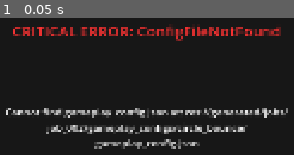
Above: before the commit, frame 1.
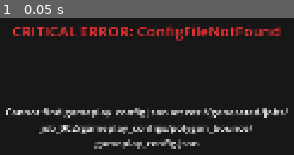
Above: after the commit, the same moment.

Repository: etximake/game-marble-race-music-v-1.0
Game: Godot game, scene res://scenes/Main.tscn
The game is run twice, just before and just after one commit, with the same random seed, the same clock (stepped at 60 frames per second) and the same inputs.
Inputs:
- Up to frame 1 (0.05 s): no input

The runs differ from the first frame. In frame 1, 2.5% of the frame differs, in the area x 13-86%, y 78-85%.

Commit message:
cải tiến game v2.4

Diff:
--- a/scripts/application/modes/polygon_bounce/PolygonBounceModeController.gd
+++ b/scripts/application/modes/polygon_bounce/PolygonBounceModeController.gd
@@ -171,7 +171,7 @@
 			var compensation = clampf(cos_theta, min_comp, 1.0)
 			state.ball.velocity = reflected_vel.normalized() * (state.ball.current_speed * compensation)
 
-			PolygonBouncePhysics.resolve_inside_arena(state.ball, normal, penetration)
+			PolygonBouncePhysics.resolve_inside_arena(state.ball, state.arena.center, penetration)
 
 			cooldown_timer = COLLISION_COOLDOWN_MS
 
@@ -193,6 +193,6 @@
 		else:
 			var normal = col_result["normal"] as Vector2
 			var penetration = col_result["penetration"] as float
-			PolygonBouncePhysics.resolve_inside_arena(state.ball, normal, penetration)
+			PolygonBouncePhysics.resolve_inside_arena(state.ball, state.arena.center, penetration)
 
 	return events
--- a/scripts/domain/modes/polygon_bounce/PolygonBouncePhysics.gd
+++ b/scripts/domain/modes/polygon_bounce/PolygonBouncePhysics.gd
@@ -35,8 +35,8 @@
 
 			var edge = b - a
 			var edge_normal = Vector2(-edge.y, edge.x).normalized()
-			var to_ball = ball.position - cp
-			if to_ball.dot(edge_normal) < 0.0:
+			var to_center = arena.center - cp
+			if edge_normal.dot(to_center) < 0.0:
 				edge_normal = -edge_normal
 			closest_normal = edge_normal.normalized()
 			edge_index = i
@@ -74,8 +74,9 @@
 	var jitter = randf_range(-0.01, 0.01)
 	return reflected.rotated(jitter)
 
-static func resolve_inside_arena(ball: BallState, normal: Vector2, penetration: float):
-	ball.position += normal * (penetration + SMALL_MARGIN)
+static func resolve_inside_arena(ball: BallState, arena_center: Vector2, penetration: float):
+	var to_center = (arena_center - ball.position).normalized()
+	ball.position += to_center * (penetration + SMALL_MARGIN)
 
 static func apply_evolution(ball: BallState, gameplay_config: Dictionary, growth_mult: float, speed_mult: float):
 	var ball_cfg = gameplay_config.get("ball", {})
--- a/scripts/presentation/Main.gd
+++ b/scripts/presentation/Main.gd
@@ -8,7 +8,7 @@
 
 var config_path: String = "res://generated/jobs/job_002/video_config.json"
 var template_path: String = ""
-var selected_mode: String = "circle_bounce"
+var selected_mode: String = "polygon_bounce"
 var job_folder: String = ""
 var video_config: VideoConfig
 var active_mode_view: Node2D
@@ -20,6 +20,7 @@
 var record_requested: bool = false
 
 func _ready():
+	randomize()
 	error_overlay.visible = false
 	ui_overlay.visible = false
 
@@ -32,11 +33,11 @@
 
 	_load_and_start()
 
-func _unhandled_input(event: InputEvent):
+func _input(event: InputEvent):
 	if not event is InputEventKey or not event.pressed or event.echo:
 		return
 
-	if event.keycode == KEY_R and not is_started:
+	if event.keycode == KEY_R:
 		get_tree().reload_current_scene()
 	elif event.keycode == KEY_SPACE and not is_started:
 		_start_simulation(event.ctrl_pressed)
--- a/scripts/presentation/modes/circle_bounce/BallView.gd
+++ b/scripts/presentation/modes/circle_bounce/BallView.gd
@@ -110,10 +110,7 @@
 	# 2. Dynamic Neon glow color synced with rainbow trail
 	var glow_col = color
 	if use_rainbow:
-		var pos_hue = wrapf(state.position.x * 0.0003 + state.position.y * 0.0004, 0.0, 1.0)
-		var dir_hue = wrapf((state.velocity.angle() + PI) / TAU, 0.0, 1.0)
-		var time_hue = wrapf(time_elapsed * 0.06, 0.0, 1.0)
-		var hue = wrapf(pos_hue * 0.4 + dir_hue * 0.3 + time_hue * 0.3, 0.0, 1.0)
+		var hue = wrapf(time_elapsed * 0.25, 0.0, 1.0)
 		glow_col = Color.from_hsv(hue, 1.0, 1.0)
 
 	if use_ball_icon:
--- a/scripts/presentation/modes/circle_bounce/TrailRenderer.gd
+++ b/scripts/presentation/modes/circle_bounce/TrailRenderer.gd
@@ -119,8 +119,8 @@
 
 		var col = base_color
 		if use_rainbow:
-			# Change color based on bounce/stroke segment or stamp index for vivid saturated blocks
-			var hue = wrapf(float(stamp.get("hit_count", 0)) * 0.08 + (float(i) * 0.0005), 0.0, 1.0)
+			var phase = float(i) / max(float(stamps_count), 1.0)
+			var hue = wrapf(phase + elapsed_time * 0.25, 0.0, 1.0)
 			col = Color.from_hsv(hue, 1.0, 1.0)
 
 		col.a = age_factor * 1.0
--- a/scripts/presentation/modes/polygon_bounce/PolygonArenaView.gd
+++ b/scripts/presentation/modes/polygon_bounce/PolygonArenaView.gd
@@ -14,6 +14,7 @@
 var edge_flashes: Array[Dictionary] = []
 var line_neon_pulses: Array[Dictionary] = []
 var sparks: Array[Dictionary] = []
+var shockwave_rings: Array[Dictionary] = []
 
 func setup(p_state: PolygonArenaState, visual_config: Dictionary, p_controller: RefCounted = null, p_phases: Array = []):
 	state = p_state
@@ -79,6 +80,29 @@
 				"max_life": lifetime
 			})
 
+	# Spawn shockwave rings expanding outward from the polygon
+	var ring_count = 4
+	var ring_max_scale = 1.5
+	if phase_name == "intro":
+		ring_count = 3
+		ring_max_scale = 1.3
+	elif phase_name == "build_up":
+		ring_count = 4
+		ring_max_scale = 1.5
+	elif phase_name == "final_storm" or phase_name == "climax_storm":
+		ring_count = 5
+		ring_max_scale = 1.8
+
+	for r in range(ring_count):
+		shockwave_rings.append({
+			"delay": float(r) * 0.07,
+			"life": 0.5,
+			"max_life": 0.5,
+			"scale": 1.0,
+			"max_scale": ring_max_scale,
+			"color": flash_color
+		})
+
 func _process(delta: float):
 	if use_rainbow:
 		time_elapsed += delta
@@ -110,6 +134,20 @@
 			spark["velocity"] *= 0.95
 		k -= 1
 
+	var s = shockwave_rings.size() - 1
+	while s >= 0:
+		var ring = shockwave_rings[s]
+		if ring["delay"] > 0.0:
+			ring["delay"] -= delta
+		else:
+			ring["life"] -= delta
+			if ring["life"] <= 0.0:
+				shockwave_rings.remove_at(s)
+			else:
+				var progress = 1.0 - (ring["life"] / ring["max_life"])
+				ring["scale"] = lerpf(1.0, ring["max_scale"], progress)
+		s -= 1
+
 	queue_redraw()
 
 func _draw():
@@ -170,6 +208,19 @@
 
 	draw_polyline(PackedVector2Array(closed_verts), Color(draw_col.r, draw_col.g, draw_col.b, arena_alpha), state.line_width, true)
 
+	for ring in shockwave_rings:
+		var alpha = ring["life"] / ring["max_life"]
+		if alpha <= 0.0 or ring["delay"] > 0.0:
+			continue
+		var col = ring["color"] as Color
+		var ring_alpha = alpha * 0.55 * arena_alpha
+		var scaled_verts = PackedVector2Array()
+		for v in verts:
+			scaled_verts.append(state.center + (v - state.center) * ring["scale"])
+		var closed_scaled = scaled_verts.duplicate()
+		closed_scaled.append(scaled_verts[0])
+		draw_polyline(closed_scaled, Color(col.r, col.g, col.b, ring_alpha), state.line_width + 4.0 * alpha, true)
+
 	for flash in edge_flashes:
 		var alpha = flash["life"] / flash["max_life"]
 		if alpha > 0.0:
Not shown, changed: godot_project/README.md
Not shown, added: godot_project/docs/10_YouTube_Shorts_CTR_Optimization.md
